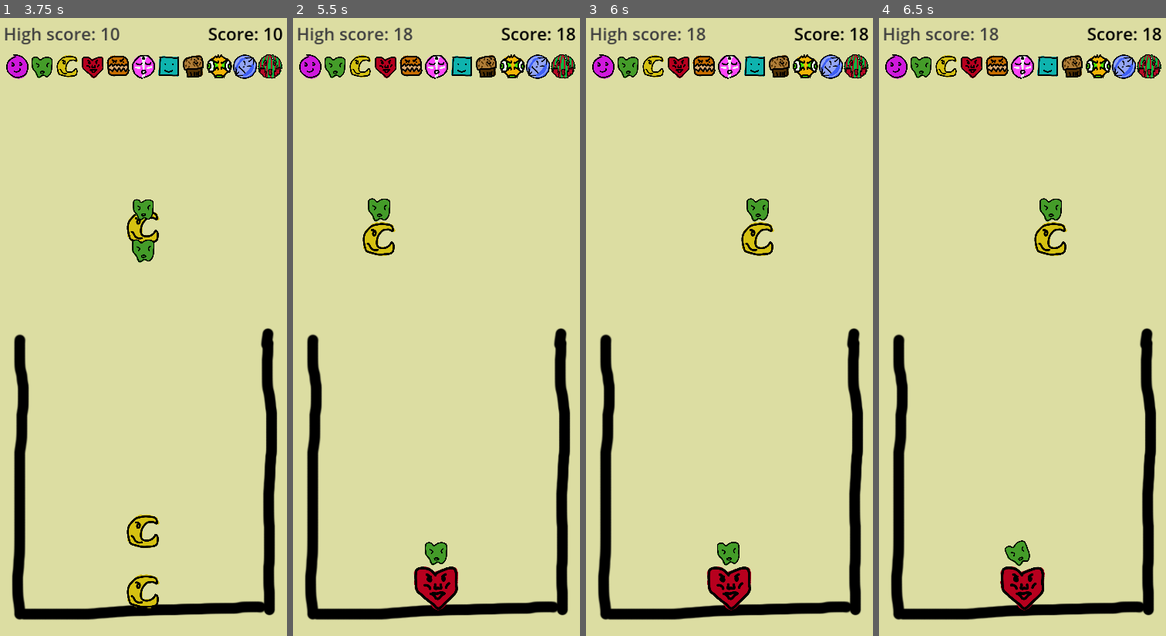
Above: before the commit, frames 1-4 (left to right).
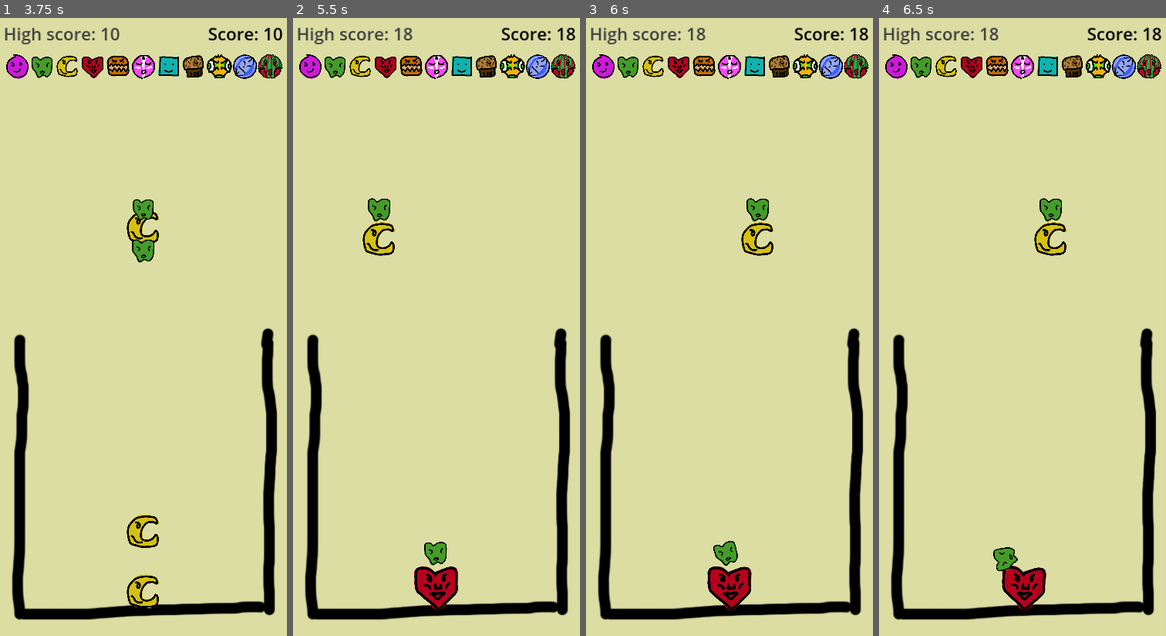
Above: after the commit, the same moments.

Repository: FlamingRat/fruta.io
Game: Godot game, scene res://scenes/menu/intro.tscn
Two runs of this game, one before a commit and one after it. Both use one fixed random seed, a clock stepped at 60 frames per second and the inputs below.
Inputs (mouse positions are in pixels of both pictures, inside the frame that each line leads up to):
- Up to frame 1 (3.75 s): click (143, 327) at 0.5 s; click "NEW GAME" at 1.25 s; click (143, 357) at 2 s; click (143, 357) at 2.75 s; click (143, 357) at 3.5 s
- Up to frame 2 (5.5 s): move the mouse to (499, 296) at 4.27 s; move the mouse to (379, 357) at 5.02 s
- Up to frame 3 (6 s): move the mouse to (758, 191) at 5.77 s
- Up to frame 4 (6.5 s): no input

Frame 1 is identical in both runs. In frame 2, less than 0.1% of the frame differs, in the area x 42-58%, y 84-95%; in frame 3, 0.3%; in frame 4, 0.7%, in the area x 39-59%, y 84-96%.

Commit message:
Fix floating fruit when fruit below are merged

Diff:
--- a/scenes/fruit/fruit.tscn
+++ b/scenes/fruit/fruit.tscn
@@ -18,6 +18,7 @@
 physics_material_override = SubResource("PhysicsMaterial_f3k8k")
 max_contacts_reported = 255
 contact_monitor = true
+can_sleep = false
 script = ExtResource("1_qy8ei")
 
 [node name="shape" type="CollisionShape2D" parent="."]
